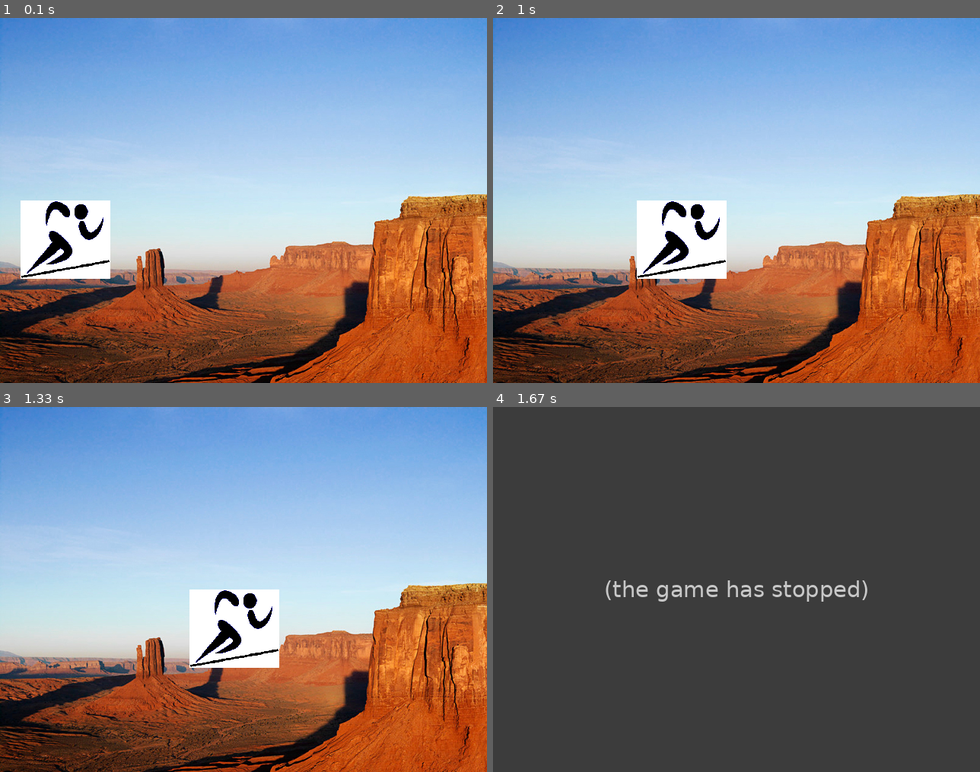
Above: before the commit, frames 1-4 (two rows, left to right).
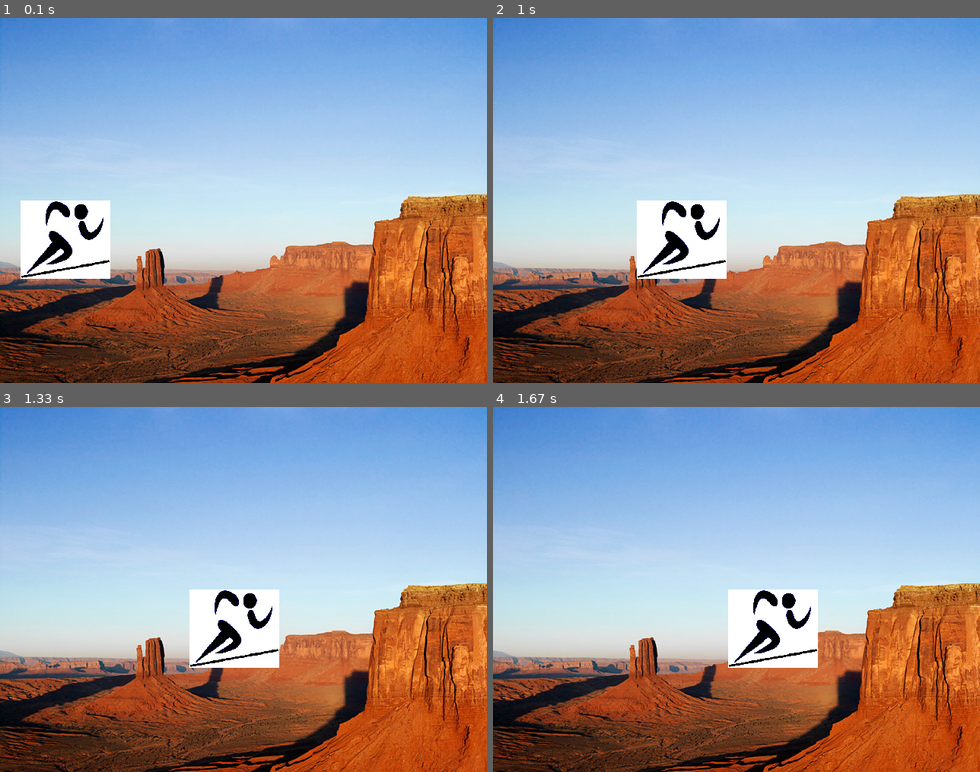
Above: after the commit, the same moments.

Repository: moisescantero/carreraPygame
Game: pygame game, started from main.py
Two runs of this game, one before a commit and one after it. Both use one fixed random seed, a clock stepped at 60 frames per second and the inputs below.
Inputs:
- Up to frame 1 (0.1 s): no input
- Up to frame 2 (1 s): no input
- Up to frame 3 (1.33 s): no input
- Up to frame 4 (1.67 s): no input

Frames 1-3 are identical in both runs. In frame 4, 100% of the frame differs, in the area x 0-100%, y 0-100%.
Before the commit the program exited at 1.33 s; later frames show no game.

Commit message:
carreraPygame

Diff:
--- a/main.py
+++ b/main.py
@@ -27,11 +27,11 @@
             self.__screen.blit(self.runner, (x,240))#colocamos a corredor en las coordenadas dadas respecto de arriba a la izquierda
             pygame.display.flip()# función refrescar/renderizar pantalla, cogida directamente de la librería pygame
 
-            x += 3
-            if x >= 250:
-                hayGanador = True
+            x += 3#aumentamos x de pantalla de 3 en 3
+            if x >= 400:#si x es igual a 250, hayGanador pasará a true y saldremos del bucle while
+                hayGanador = True#asignamos variable a booleano true
 
-        print("Tenemos un ganador.")
+        print("Tenemos un ganador.")#imprimimos
         pygame.quit()#quitar pygame
         sys.exit()#salida de sistema (opcion muy bestia, no es bueno usarla)
 
